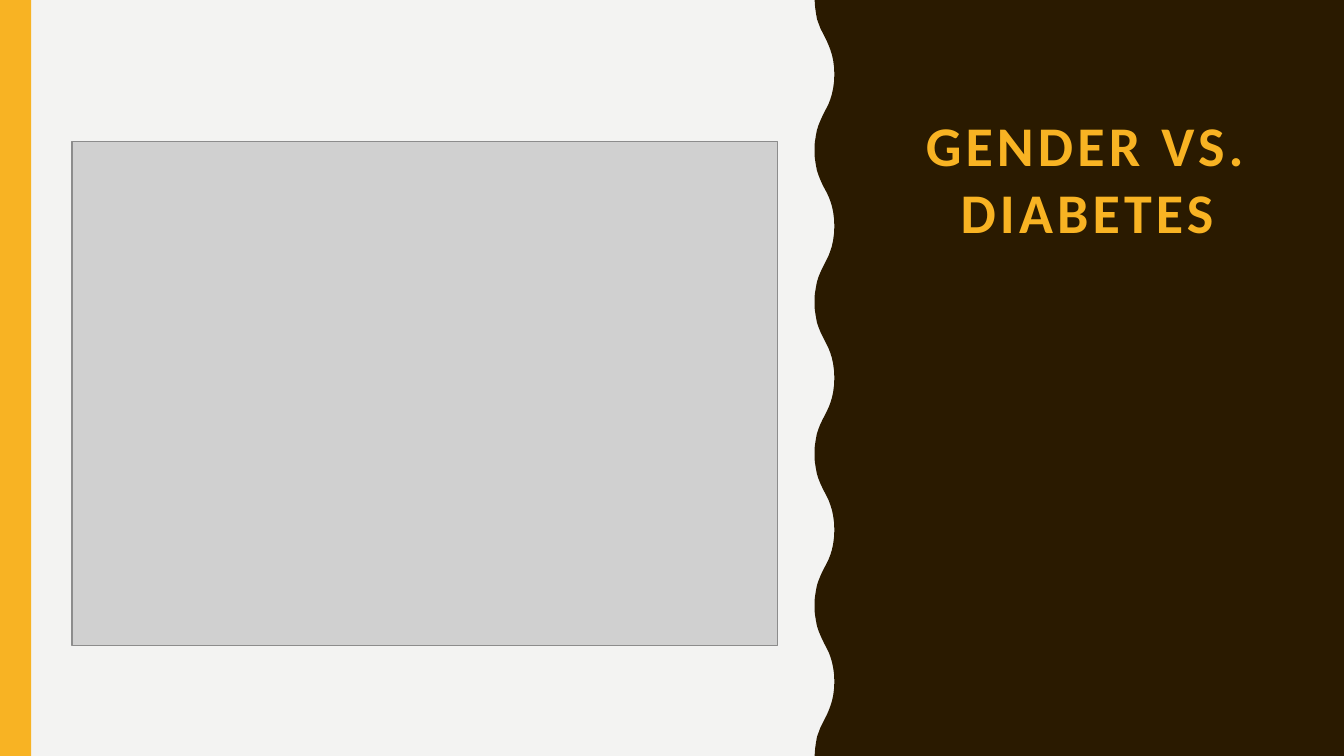
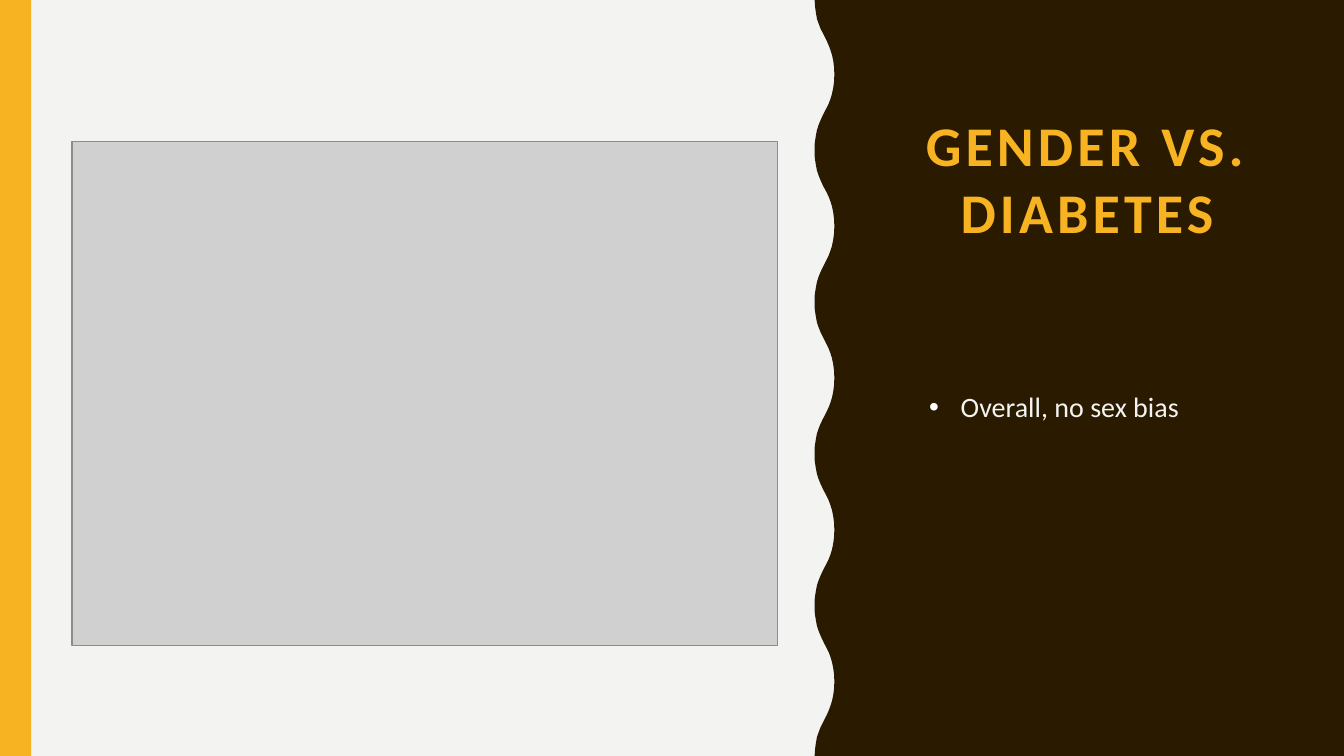
Before and after one commit to elanguo/Group_project, a slide deck: slide 16 of BIS 15L Final Presentation.pptx. Drawn at 1344x756 pixels with LibreOffice and Linux fonts; fonts in the diff are those of the drawing; grey boxes stand for pictures. Boxes give left, top, right and bottom in pixels: in the first picture for what was removed or moved away, otherwise in the second. Text is boxed around its words. In the diff, an @@ line names an element or a change of style, - is before the commit and + after.

```diff
--- a/BIS 15L Final Presentation.pptx
+++ b/BIS 15L Final Presentation.pptx
@@ text added at <box>961,397,1179,421</box>, 20 pt, text #F3F3F2 @@
+• Overall, no sex bias
```
Also in this commit, not shown: 1 other slide changed, 4 other files.
